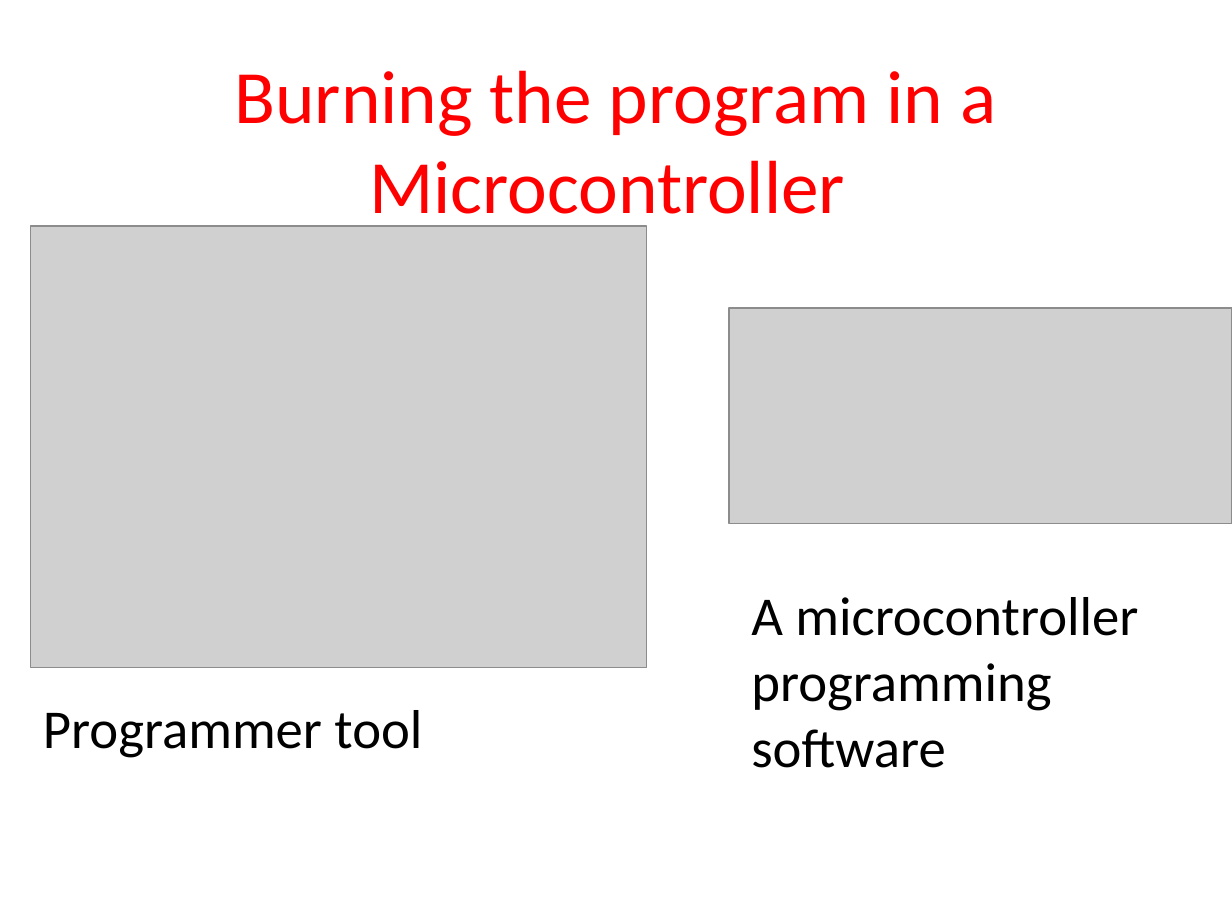
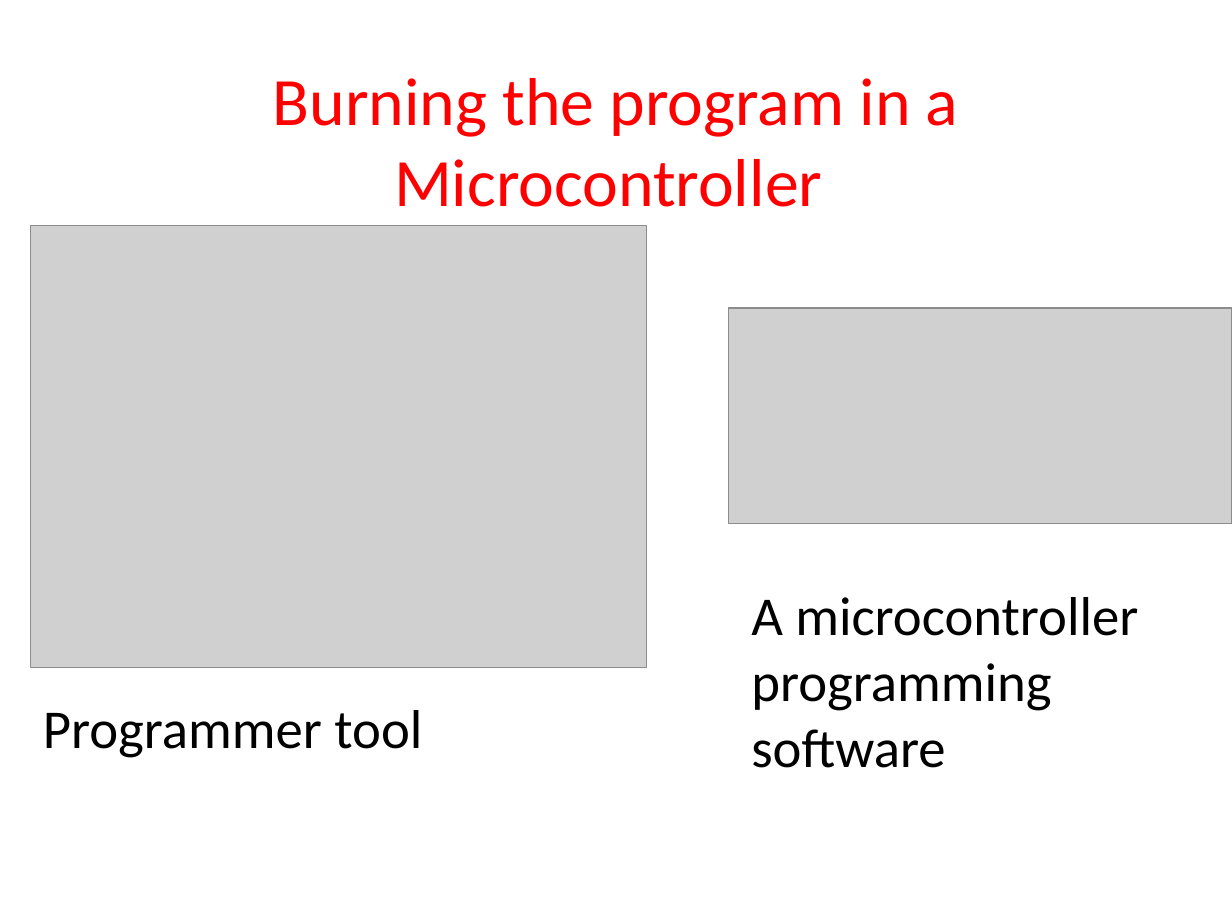
Before and after one commit to IT-GECBH/2020, a slide deck: slide 33 of resources/MICROPROCESSOR/series2/microcontroller_intro.pptx. Drawn at 1232x924 pixels with LibreOffice and Linux fonts; fonts in the diff are those of the drawing; grey boxes stand for pictures. Boxes give left, top, right and bottom in pixels: in the first picture for what was removed or moved away, otherwise in the second. Text is boxed around its words. In the diff, an @@ line names an element or a change of style, - is before the commit and + after.

```diff
--- a/resources/MICROPROCESSOR/series2/microcontroller_intro.pptx
+++ b/resources/MICROPROCESSOR/series2/microcontroller_intro.pptx
@@ title "Burning the program in a ..." at <box>273,78,958,207</box>: size 44 to 39.6 pt @@
```
Also in this commit, not shown: 27 other slides changed.
